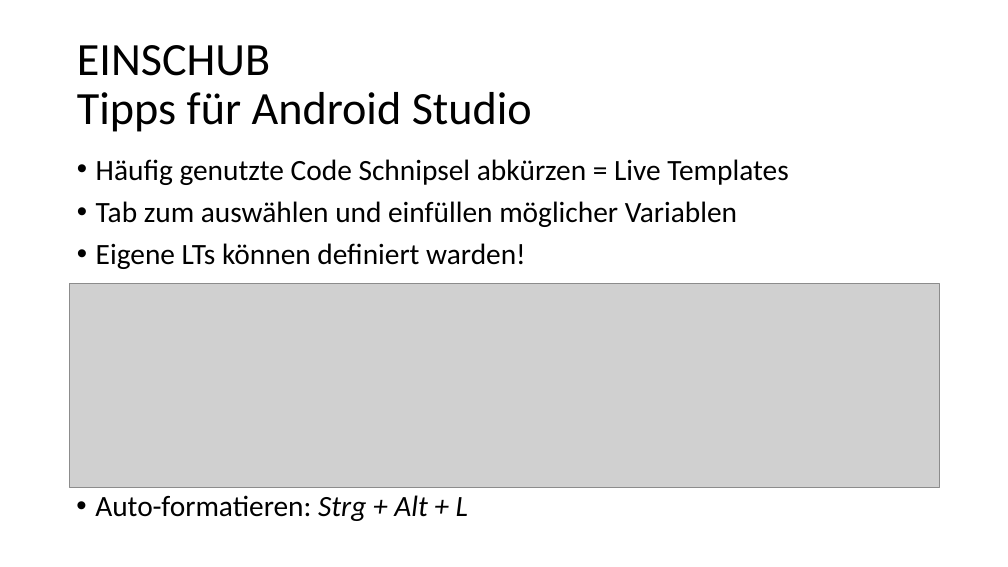
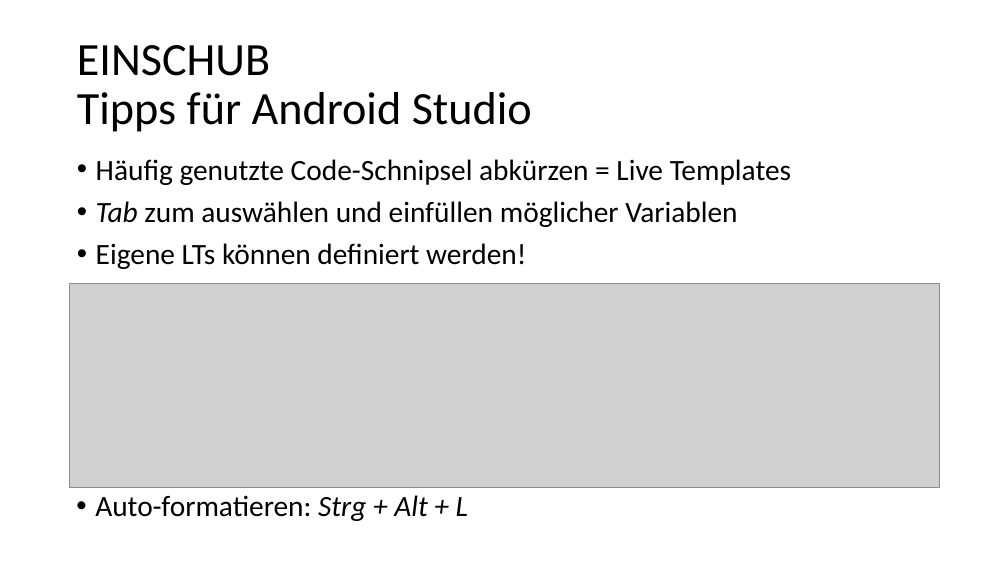
Before and after one commit to desombre/java_examples, a slide deck: slide 1 of Android_UI.pptx. Drawn at 1008x567 pixels with LibreOffice and Linux fonts; fonts in the diff are those of the drawing; grey boxes stand for pictures. Boxes give left, top, right and bottom in pixels: in the first picture for what was removed or moved away, otherwise in the second. Text is boxed around its words. In the diff, an @@ line names an element or a change of style, - is before the commit and + after.

Commit message:
added: final version of android ui presentation

```diff
--- a/Android_UI.pptx
+++ b/Android_UI.pptx
@@ text at <box>96,159,791,185</box>: text changed @@
-• Häufig genutzte Code Schnipsel abkürzen = Live Templates
+• Häufig genutzte Code-Schnipsel abkürzen = Live Templates
@@ text at <box>96,201,737,227</box>: italic on in "Tab" @@
@@ text at <box>96,243,526,269</box>: text changed @@
-• Eigene LTs können definiert warden!
+• Eigene LTs können definiert werden!
```
Also in this commit, not shown: 4 other slides changed, 3 slides added, 1 slide removed.
